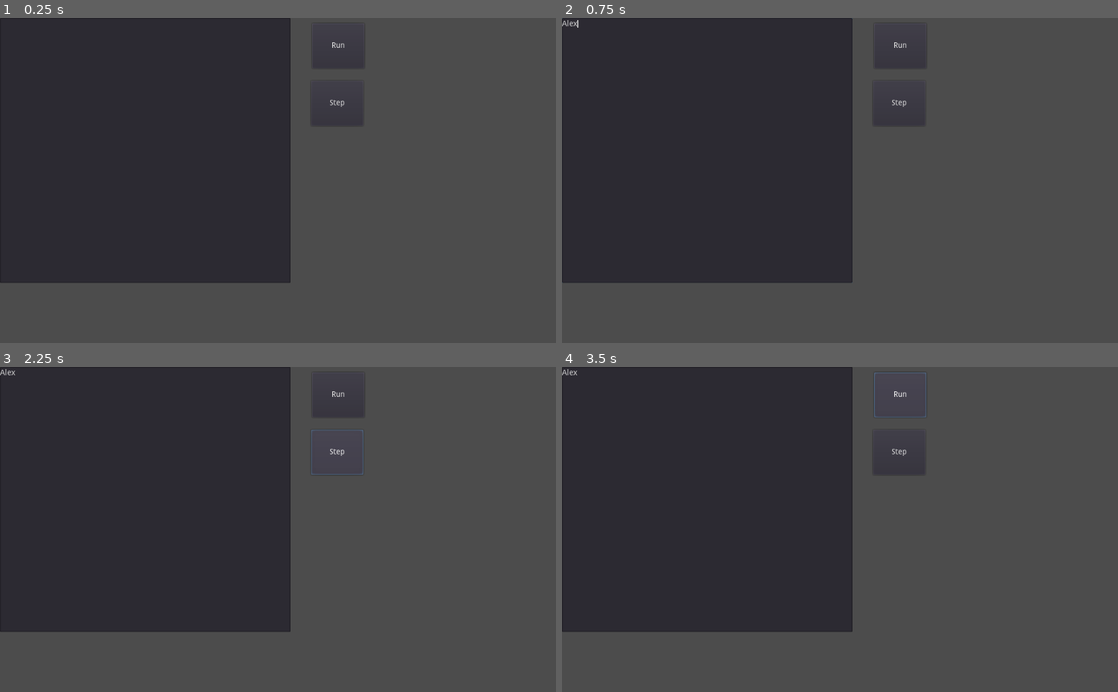
Above: before the commit, frames 1-4 (two rows, left to right).
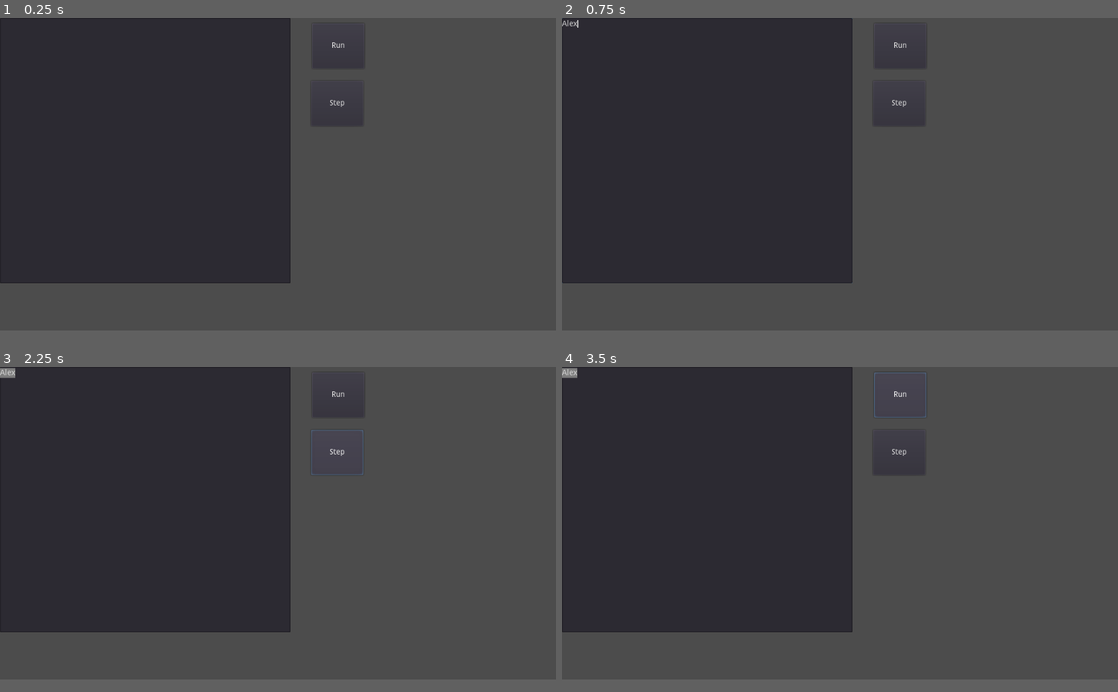
Above: after the commit, the same moments.

Repository: dulsi/LearningBasic
Game: Godot game, scene res://basic.tscn
Two runs of this game, one before a commit and one after it. Both use one fixed random seed, a clock stepped at 60 frames per second and the inputs below.
Inputs (mouse positions are in pixels of both pictures, inside the frame that each line leads up to):
- Up to frame 1 (0.25 s): no input
- Up to frame 2 (0.75 s): click (706, 151) at 0.52 s; type "Alex" at 0.6 s
- Up to frame 3 (2.25 s): click "Run" at 1.25 s; click "Step" at 2 s
- Up to frame 4 (3.5 s): click "Run" at 2.75 s
In our replay, the window is 800x468 before the commit and 800x450 after it. These sizes can differ from the game's own. Grey fills any space a smaller window leaves; there, only what the larger window draws over its background counts as a difference.

The runs differ from the first frame. In frame 1, 0.1% of the frame differs, in the area x 0-62%, y 25-82%; in frame 2, less than 0.1%; in frame 3, 0.2%, in the area x 0-65%, y 0-82%; in frame 4, 0.2%.

Commit message:
Add hightlighting of next line to run.

Diff:
--- a/basic.gd
+++ b/basic.gd
@@ -1,9 +1,7 @@
 extends TextEdit
 
-
-# Declare member variables here. Examples:
-# var a = 2
-# var b = "text"
+var running = 0
+
 #tokenizer
 var program = []
 var ptr = 0
@@ -214,19 +212,15 @@
 func print_statement():
 	accept(TOKENIZER_PRINT)
 	while !acceptend():
-		if tokenizer_token() == TOKENIZER_STRING:
-			print(tokenizer_string())
-			tokenizer_next()
-		elif tokenizer_token() == TOKENIZER_COMMA:
+		if tokenizer_token() == TOKENIZER_COMMA:
 			print(" ")
 			tokenizer_next();
 		elif tokenizer_token() == TOKENIZER_SEMICOLON:
 			tokenizer_next();
-		elif tokenizer_token() == TOKENIZER_VARIABLE || tokenizer_token() == TOKENIZER_NUMBER || tokenizer_token() == TOKENIZER_LEFTPAREN:
+		elif tokenizer_token() == TOKENIZER_VARIABLE || tokenizer_token() == TOKENIZER_NUMBER || tokenizer_token() == TOKENIZER_LEFTPAREN || tokenizer_token() == TOKENIZER_STRING:
 			print(expr())
 		else:
 			break
-		pass
 
 func if_statement():
 	accept(TOKENIZER_IF)
@@ -415,9 +409,9 @@
 				return kt[1]
 	if program[ptr] >= ord('a') && program[ptr] <= ord('z'):
 		nextptr = ptr + 1
-		while program[nextptr] >= ord('a') && program[nextptr] <= ord('z'):
+		while nextptr < program.size() && program[nextptr] >= ord('a') && program[nextptr] <= ord('z'):
 			nextptr = nextptr + 1
-		if program[nextptr] == ord('$'):
+		if nextptr < program.size() && program[nextptr] == ord('$'):
 			nextptr = nextptr + 1
 		return TOKENIZER_VARIABLE
 	return TOKENIZER_ERROR
@@ -473,17 +467,39 @@
 func tokenizer_pos():
 	return ptr
 
+func find_line():
+	if ptr == 0:
+		return 0
+	if ptr == program.size():
+		return 0
+	var line = 0
+	for i in range(ptr):
+		if program[i] == ord('\n'):
+			line = line + 1
+	return line
+
 func _on_TextEdit_text_changed():
-	pass # Replace with function body.
+	running = 0
+	deselect()
 
 
 func _on_Button_pressed():
 	print("Start")
 	ubasic_init()
 	ubasic_run()
-	pass # Replace with function body.
+	if !ubasic_finished():
+		running = 1
 
 
 func _on_Button2_pressed():
+	if running == 0:
+		ubasic_init()
+		running = 1
 	if !ubasic_finished():
 		ubasic_run()
+	if ubasic_finished():
+		running = 0
+		deselect()
+	else:
+		var line = find_line()
+		select(line, 0, line, 1000)
--- a/project.godot
+++ b/project.godot
@@ -14,6 +14,10 @@
 run/main_scene="res://basic.tscn"
 config/icon="res://icon.png"
 
+[display]
+
+window/size/height=576
+
 [physics]
 
 common/enable_pause_aware_picking=true
